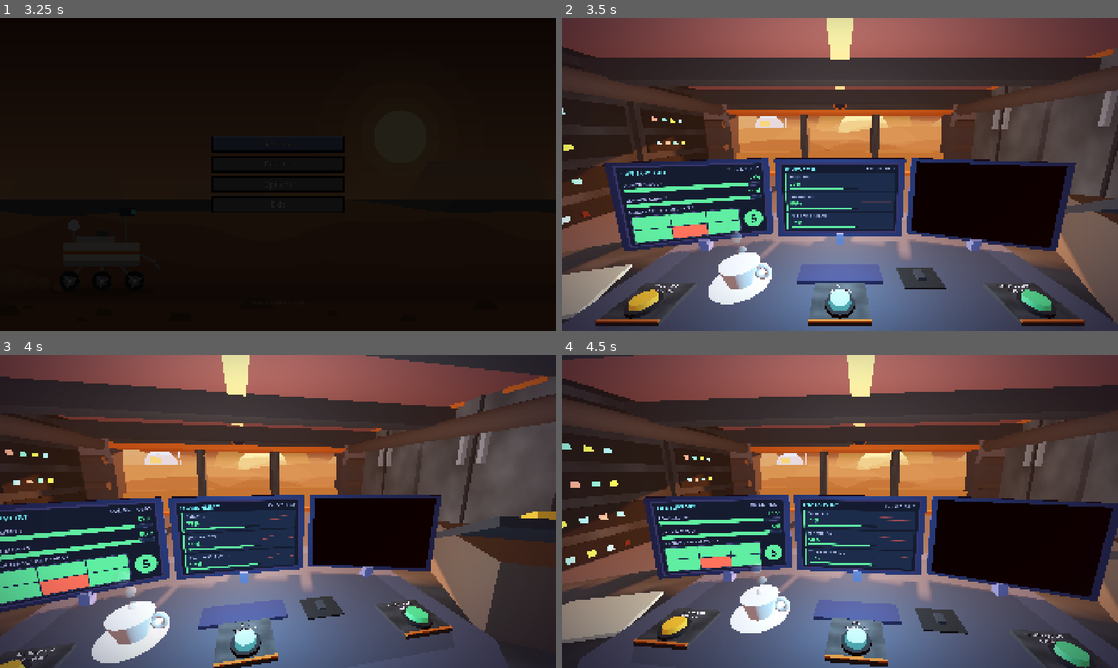
Above: before the commit, frames 1-4 (two rows, left to right).
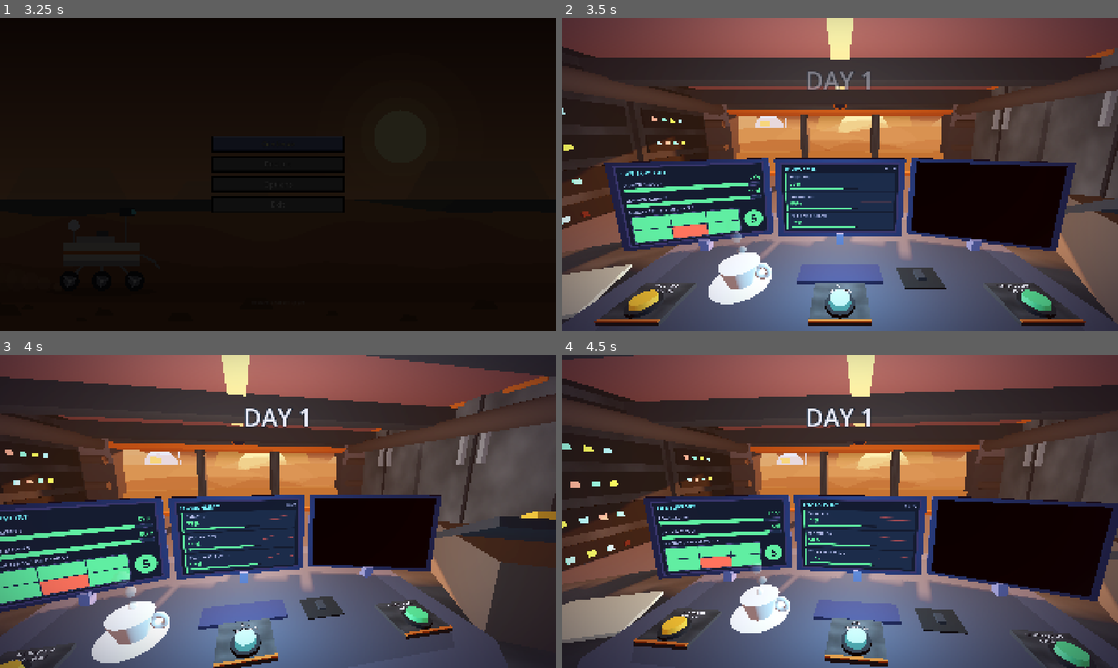
Above: after the commit, the same moments.

Repository: PolarLordStar/junior-astruonaut-mission-trainer
Game: Godot game, scene res://main_menu.tscn
The game is run twice, just before and just after one commit, with the same random seed, the same clock (stepped at 60 frames per second) and the same inputs.
Inputs (mouse positions are in pixels of both pictures, inside the frame that each line leads up to):
- Up to frame 1 (3.25 s): click "Restart" at 0.5 s; click "Restart" at 1.25 s; click "Restart" at 2 s; click "Continue" at 2.75 s
- Up to frame 2 (3.5 s): no input
- Up to frame 3 (4 s): move the mouse to (400, 495) at 3.52 s; click (400, 495) at 3.67 s
- Up to frame 4 (4.5 s): move the mouse to (728, 527) at 4.27 s; click (728, 527) at 4.42 s

Frame 1 is identical in both runs. In frame 2, 0.3% of the frame differs, in the area x 29-61%, y 17-49%; in frame 3, 0.4%; in frame 4, 0.4%, in the area x 33-64%, y 17-49%.

Commit message:
day counter and monitor timer removal

Diff:
--- a/main/game/game.gd
+++ b/main/game/game.gd
@@ -4,6 +4,14 @@
 
 var day_number: int = 0
 var time
+
+@onready var _day_timer: Timer = $Timers/DayTimer   # one in-game day = preset_values.DAY_DURATION seconds
+@onready var _day_label: Label = $DayBanner/DayLabel   # the "DAY n" text at the top of the screen
+var _banner_tween: Tween
+const BANNER_FADE_IN := 0.4    # seconds to fade in
+const BANNER_HOLD := 2.5       # seconds fully visible
+const BANNER_FADE_OUT := 2.0   # seconds of the slow fade away
+var _clock: MissionClock                            # the clock shown on the monitors (see mission_clock.gd)
 
 func setup() -> void:
 	# Resetting Values
@@ -24,11 +32,39 @@
 
 # START OR NEXT DAY FUNCTIONS
 func start() -> void:
-	# ...screen saying Day Number
 	setup()
+	_show_day_banner()   # "DAY n" shows for a few seconds, then slowly fades away
 	# ...date randomises
 func _on_day_end() -> void:
 	# ...screen saying day number survived
-	pass
+	if day_number < preset_values.MAX_DAYS:
+		start()   # next day: the timer restarts, the clock goes back to 00:00 and the banner shows again
 func _ready() -> void:
+	_clock = get_tree().get_first_node_in_group("clock") as MissionClock
+	if _clock != null:
+		_clock.simulate = false   # the clock now follows the day timer instead of its own fake time
 	start()
+
+
+# DAY BANNER
+func _show_day_banner() -> void:
+	_day_label.text = "DAY %d" % day_number
+	if _banner_tween != null and _banner_tween.is_valid():
+		_banner_tween.kill()
+	_day_label.modulate.a = 0.0
+	_banner_tween = create_tween()
+	_banner_tween.tween_property(_day_label, "modulate:a", 1.0, BANNER_FADE_IN)
+	_banner_tween.tween_interval(BANNER_HOLD)
+	_banner_tween.tween_property(_day_label, "modulate:a", 0.0, BANNER_FADE_OUT)
+
+
+# CLOCK
+# The whole day (DayTimer, 300 s) is mapped onto 00:00 -> 24:00, so the clock moves at an even speed.
+# It moves in steps of preset_values.CLOCK_STEP_MINUTES game-minutes (not every frame).
+func _process(_delta: float) -> void:
+	if _clock == null or _day_timer.is_stopped():
+		return
+	var progress := clampf(1.0 - _day_timer.time_left / _day_timer.wait_time, 0.0, 0.9999)
+	var game_minutes := progress * 24.0 * 60.0
+	var step := float(preset_values.CLOCK_STEP_MINUTES)
+	_clock.clock_s = floorf(game_minutes / step) * step * 60.0
--- a/main/game/game.tscn
+++ b/main/game/game.tscn
@@ -13,4 +13,23 @@
 
 [node name="ControlRoom" parent="." unique_id=1901615750 instance=ExtResource("2_5mlo5")]
 
+[node name="DayBanner" type="CanvasLayer" parent="."]
+layer = 10
+
+[node name="DayLabel" type="Label" parent="DayBanner"]
+layout_mode = 3
+anchors_preset = 10
+anchor_right = 1.0
+offset_top = 150.0
+offset_bottom = 280.0
+grow_horizontal = 2
+mouse_filter = 2
+theme_override_colors/font_color = Color(0.9333, 0.9412, 1, 1)
+theme_override_colors/font_outline_color = Color(0.0588, 0.1059, 0.1686, 1)
+theme_override_constants/outline_size = 14
+theme_override_font_sizes/font_size = 84
+text = "DAY 1"
+horizontal_alignment = 1
+vertical_alignment = 1
+
 [connection signal="timeout" from="Timers/DayTimer" to="." method="_on_day_end"]
--- a/main/game/room/environment_screen.tscn
+++ b/main/game/room/environment_screen.tscn
@@ -58,7 +58,7 @@
 layout_mode = 2
 theme_override_colors/font_color = Color(0.5490, 0.5804, 0.7843, 1)
 theme_override_font_sizes/font_size = 22
-text = "SOL 000 · 00:00"
+text = "00:00"
 
 [node name="Rows" type="VBoxContainer" parent="Margin/Layout"]
 unique_name_in_owner = true
--- a/main/game/room/scripts/ScreenUI.gd
+++ b/main/game/room/scripts/ScreenUI.gd
@@ -12,7 +12,7 @@
 ##   ├ Background (ColorRect)
 ##   ├ Margin
 ##   │ └ Layout (VBox)
-##   │   ├ Header (HBox): TitleLabel, ClockLabel
+##   │   ├ Header (HBox): TitleLabel
 ##   │   ├ PowerMeter   (StatusMeter instance, room/status_meter.tscn)
 ##   │   ├ OxygenMeter  (StatusMeter instance)
 ##   │   ├ PanelsHeader (HBox): PanelsTitle
@@ -37,10 +37,7 @@
 var power := 100.0
 var oxygen := 100.0
 var panels: Array[bool] = [true, true, true, true, true, true]   # true = that solar panel works
-var sol := 1
-var clock_s := 0.0
 
-@onready var clock_label: Label = %ClockLabel
 @onready var power_meter: StatusMeter = %PowerMeter
 @onready var oxygen_meter: StatusMeter = %OxygenMeter
 @onready var count_circle: Panel = %CountCircle
@@ -70,7 +67,6 @@
 
 
 func _process(_delta: float) -> void:
-	clock_label.text = "SOL %03d · %02d:%02d" % [sol, int(clock_s / 3600.0), int(fmod(clock_s, 3600.0) / 60.0)]
 	power_meter.set_value(power)
 	oxygen_meter.set_value(oxygen)
 	var working := 0
--- a/main/game/room/scripts/control_room.gd
+++ b/main/game/room/scripts/control_room.gd
@@ -301,15 +301,12 @@
 		var sp := sensors.get("panels") as SolarPanelsSensor
 		if sp != null:
 			st.panels = sp.panels
-		if clock != null:
-			st.sol = clock.sol
-			st.clock_s = clock.clock_s
 	var env := _env_screen
 	if env != null:
 		for id in env.rows.keys():
 			env.set_value(id, _val(id))
 		if clock != null:
-			env.set_time(clock.sol, clock.clock_s)
+			env.set_time(clock.clock_s)
 	var al := _alerts_screen
 	if al != null:
 		al.set_warnings(_warnings)
--- a/main/game/room/scripts/environment_screen.gd
+++ b/main/game/room/scripts/environment_screen.gd
@@ -49,6 +49,7 @@
 		r.set_value(v)
 
 
-func set_time(sol: int, clock_s: float) -> void:
+## Shows the time of day (HH:MM). The day itself runs on Game/Timers/DayTimer, see game.gd.
+func set_time(clock_s: float) -> void:
 	if clock_label != null:
-		clock_label.text = "SOL %03d · %02d:%02d" % [sol, int(clock_s / 3600.0), int(fmod(clock_s, 3600.0) / 60.0)]
+		clock_label.text = "%02d:%02d" % [int(clock_s / 3600.0), int(fmod(clock_s, 3600.0) / 60.0)]
--- a/main/game/room/stat_row.tscn
+++ b/main/game/room/stat_row.tscn
@@ -1,4 +1,4 @@
-[gd_scene format=3]
+[gd_scene format=3 uid="uid://c0ouh7cn7645"]
 
 [ext_resource type="Script" uid="uid://cnha6p8b3bjyt" path="res://main/game/room/scripts/StatRow.gd" id="1_statrow"]
 [ext_resource type="Script" uid="uid://c8l6dn75u8ika" path="res://main/game/room/scripts/sparkline.gd" id="2_spark"]
@@ -7,65 +7,65 @@
 resource_local_to_scene = true
 bg_color = Color(0.0863, 0.1529, 0.2392, 1)
 border_width_left = 8
-border_color = Color(0.2902, 0.8706, 0.5020, 1)
+border_color = Color(0.2902, 0.8706, 0.502, 1)
 
 [sub_resource type="StyleBoxFlat" id="StyleBoxFlat_bar_bg"]
 bg_color = Color(0.0588, 0.1059, 0.1686, 1)
 
 [sub_resource type="StyleBoxFlat" id="StyleBoxFlat_bar_fill"]
 resource_local_to_scene = true
-bg_color = Color(0.2902, 0.8706, 0.5020, 1)
+bg_color = Color(0.2902, 0.8706, 0.502, 1)
 
-[node name="StatRow" type="PanelContainer"]
+[node name="StatRow" type="PanelContainer" unique_id=1031248506]
 custom_minimum_size = Vector2(0, 66)
 size_flags_horizontal = 3
 size_flags_vertical = 3
 theme_override_styles/panel = SubResource("StyleBoxFlat_card")
 script = ExtResource("1_statrow")
 
-[node name="Margin" type="MarginContainer" parent="."]
+[node name="Margin" type="MarginContainer" parent="." unique_id=26630382]
 layout_mode = 2
 theme_override_constants/margin_left = 16
 theme_override_constants/margin_top = 6
 theme_override_constants/margin_right = 12
 theme_override_constants/margin_bottom = 8
 
-[node name="Layout" type="HBoxContainer" parent="Margin"]
+[node name="Layout" type="HBoxContainer" parent="Margin" unique_id=2109935287]
 layout_mode = 2
 theme_override_constants/separation = 14
 
-[node name="Left" type="VBoxContainer" parent="Margin/Layout"]
+[node name="Left" type="VBoxContainer" parent="Margin/Layout" unique_id=1407621487]
 layout_mode = 2
 size_flags_horizontal = 3
 theme_override_constants/separation = 2
 
-[node name="NameLabel" type="Label" parent="Margin/Layout/Left"]
+[node name="NameLabel" type="Label" parent="Margin/Layout/Left" unique_id=1779411005]
 unique_name_in_owner = true
 layout_mode = 2
-theme_override_colors/font_color = Color(0.5490, 0.5804, 0.7843, 1)
+theme_override_colors/font_color = Color(0.549, 0.5804, 0.7843, 1)
 theme_override_font_sizes/font_size = 20
 text = "NAME"
 
-[node name="ValueLine" type="HBoxContainer" parent="Margin/Layout/Left"]
+[node name="ValueLine" type="HBoxContainer" parent="Margin/Layout/Left" unique_id=754245160]
 layout_mode = 2
 theme_override_constants/separation = 8
 
-[node name="ValueLabel" type="Label" parent="Margin/Layout/Left/ValueLine"]
+[node name="ValueLabel" type="Label" parent="Margin/Layout/Left/ValueLine" unique_id=517351022]
 unique_name_in_owner = true
 layout_mode = 2
-theme_override_colors/font_color = Color(0.2902, 0.8706, 0.5020, 1)
+theme_override_colors/font_color = Color(0.2902, 0.8706, 0.502, 1)
 theme_override_font_sizes/font_size = 30
 text = "--%"
 
-[node name="UnitLabel" type="Label" parent="Margin/Layout/Left/ValueLine"]
+[node name="UnitLabel" type="Label" parent="Margin/Layout/Left/ValueLine" unique_id=1793904933]
 unique_name_in_owner = true
 layout_mode = 2
 size_flags_vertical = 8
-theme_override_colors/font_color = Color(0.5490, 0.5804, 0.7843, 1)
+theme_override_colors/font_color = Color(0.549, 0.5804, 0.7843, 1)
 theme_override_font_sizes/font_size = 20
 text = "%"
 
-[node name="Bar" type="ProgressBar" parent="Margin/Layout/Left"]
+[node name="Bar" type="ProgressBar" parent="Margin/Layout/Left" unique_id=1503753216]
 unique_name_in_owner = true
 custom_minimum_size = Vector2(0, 10)
 layout_mode = 2
@@ -73,7 +73,7 @@
 theme_override_styles/fill = SubResource("StyleBoxFlat_bar_fill")
 show_percentage = false
 
-[node name="Sparkline" type="Control" parent="Margin/Layout"]
+[node name="Sparkline" type="Control" parent="Margin/Layout" unique_id=1708484132]
 unique_name_in_owner = true
 custom_minimum_size = Vector2(170, 0)
 layout_mode = 2
--- a/main/game/room/status_screen.tscn
+++ b/main/game/room/status_screen.tscn
@@ -75,13 +75,6 @@
 theme_override_colors/font_color = Color(0.3686, 0.8784, 0.9412, 1)
 theme_override_font_sizes/font_size = 26
 text = "LIFE SUPPORT"
-
-[node name="ClockLabel" type="Label" parent="Margin/Layout/Header"]
-unique_name_in_owner = true
-layout_mode = 2
-theme_override_colors/font_color = Color(0.5490, 0.5804, 0.7843, 1)
-theme_override_font_sizes/font_size = 22
-text = "SOL 000 · 00:00"
 
 [node name="PowerMeter" parent="Margin/Layout" instance=ExtResource("2_meter")]
 unique_name_in_owner = true
--- a/main/libraries/preset_values.gd
+++ b/main/libraries/preset_values.gd
@@ -4,8 +4,9 @@
 const MAX_HEALTH: int = 100
 
 # GAME SCRIPT
-const MAX_DAYS: int = 5
+const MAX_DAYS: int = 1000000
 const DAY_DURATION: int = 300 # seconds (5 minutes)
 const EVENT_DURATION: int = 60
+const CLOCK_STEP_MINUTES: int = 5 # the clock moves in steps of this many game-minutes (5 = about once a second; 1 = smoother)
 
 # COMPONENTS
Not shown, changed: main/game/game.gd.uid
